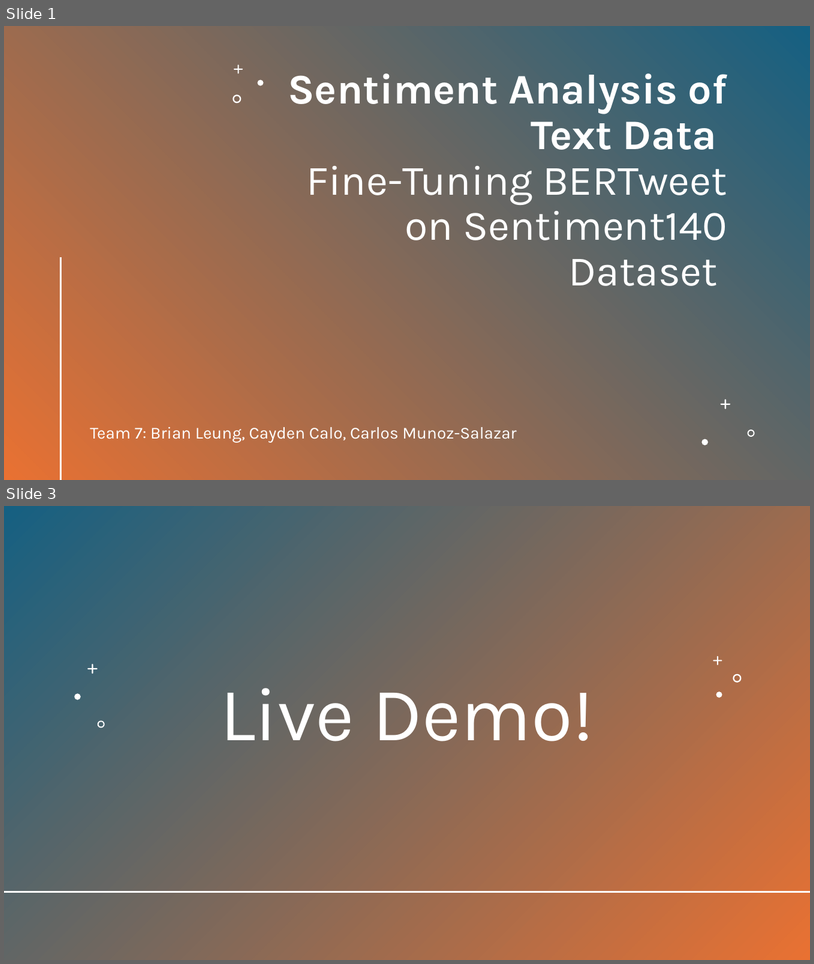
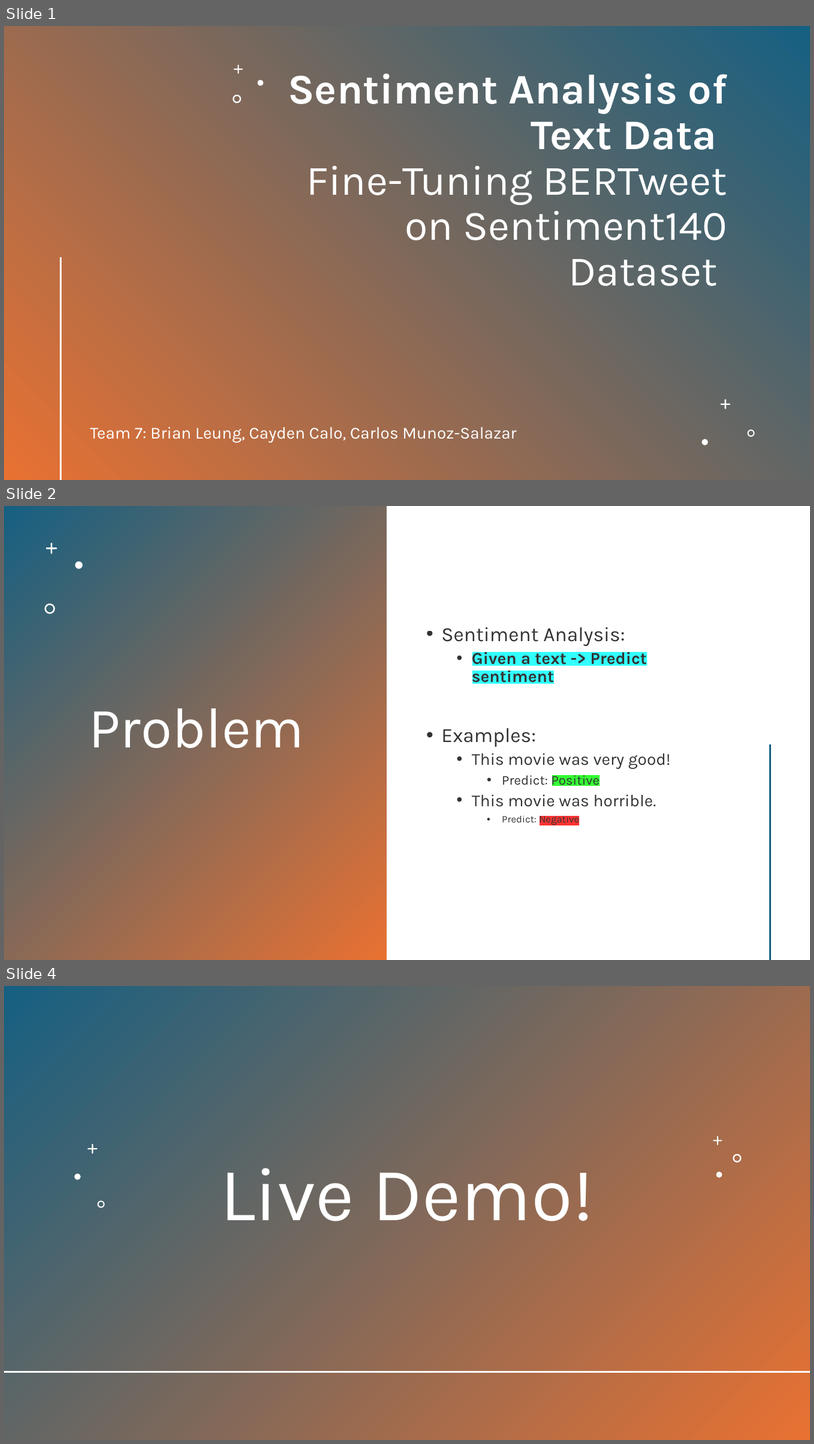
Before and after one commit to BrianLeung30/Sentiment-Analysis-of-Text-Data, a slide deck: Project Presentation Slides.pptx. Shown one above the other, each under a label of ours: slides 1 and 3 before the commit, slides 1, 2 and 4 after it; the slides between them are not shown. The pictures are 814x964 and 814x1444 pixels, drawn with LibreOffice and Linux fonts; fonts in the diff are those of the drawing. Boxes give left, top, right and bottom in pixels: in the first picture for what was removed or moved away, otherwise in the second. Text is boxed around its words. In the diff, an @@ line names an element or a change of style, - is before the commit and + after.

```diff
--- a/Project Presentation Slides.pptx
+++ b/Project Presentation Slides.pptx
@@ slide 2 added at bbox=[4, 506, 810, 960], background #FFFFFF @@
@@ rectangle added at bbox=[4, 506, 386, 960], fill gradient #156082 to #E97132 @@
@@ freeform shape added at bbox=[46, 543, 57, 555], fill #FFFFFF @@
@@ freeform shape added at bbox=[75, 562, 83, 569], fill #FFFFFF @@
@@ freeform shape added at bbox=[45, 603, 55, 613], fill #FFFFFF @@
@@ text added at bbox=[441, 627, 671, 825], 20 pt, text #000000 at 80% opacity @@
+• Sentiment Analysis:
+  • Given a text -> Predict sentiment
+• Examples:
+  • This movie was very good!
+    • Predict: Positive
+  • This movie was horrible.
+    • Predict: Negative
@@ title added at bbox=[89, 696, 305, 748], 68 pt, text #FFFFFF @@
+Problem
@@ line added from (770, 745) to (770, 959), #E97132 2 pt @@
@@ what was slide 3 is now slide 4 @@
```
Also in this commit, not shown: 3 slides changed, 1 other file.
